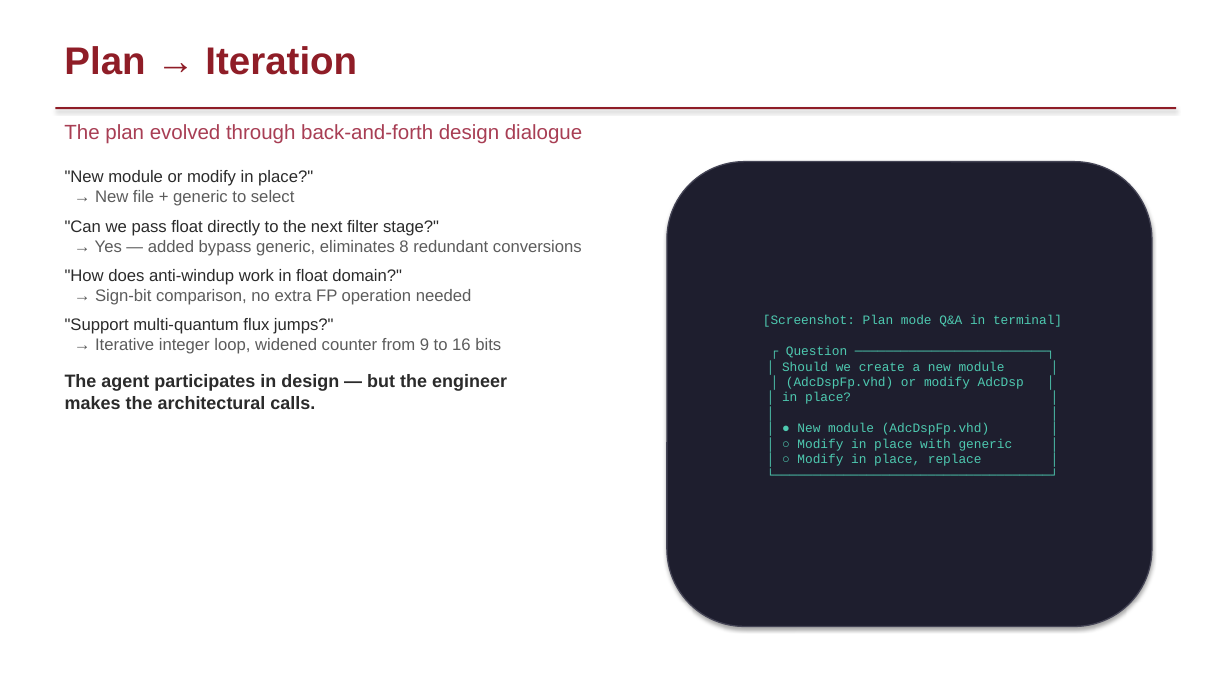
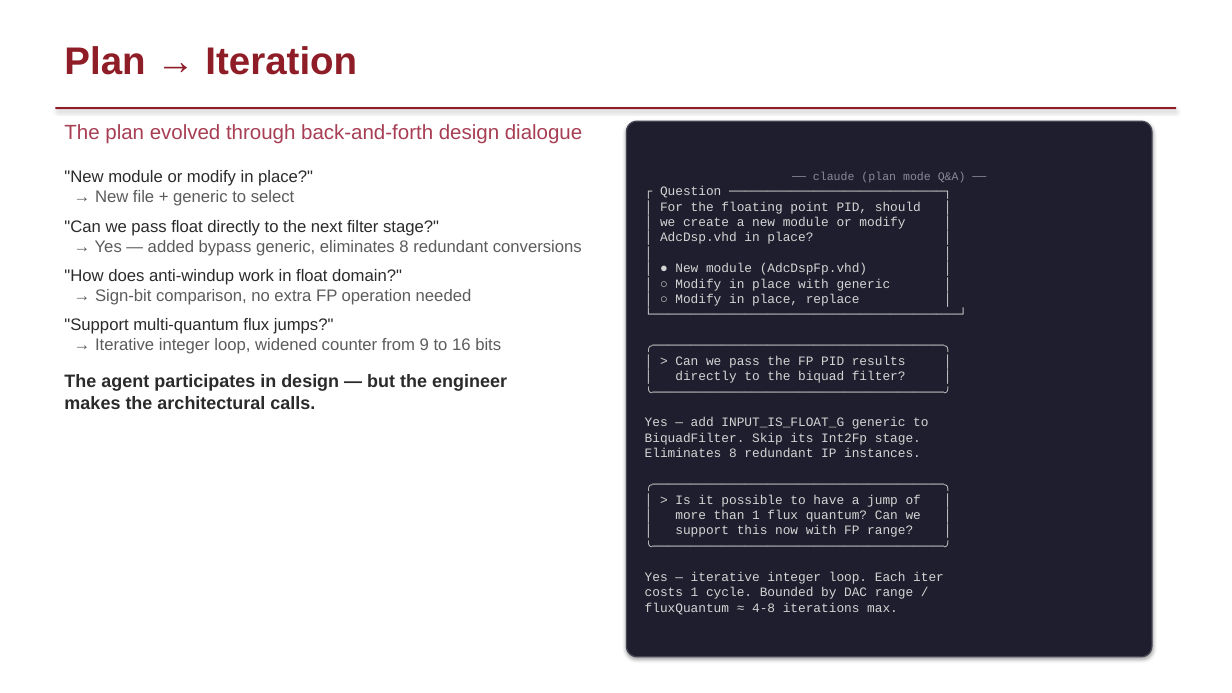
Before and after one commit to slaclab/warm-tdm, a slide deck: slide 6 of docs/plans/fp-dsp-pid/ECC_AI_Demo_Use_Case_2.pptx. Drawn at 1232x693 pixels with LibreOffice and Linux fonts; fonts in the diff are those of the drawing; background and template pictures are left out. Boxes give left, top, right and bottom in pixels: in the first picture for what was removed or moved away, otherwise in the second. Text is boxed around its words. In the diff, an @@ line names an element or a change of style, - is before the commit and + after.

```diff
--- a/docs/plans/fp-dsp-pid/ECC_AI_Demo_Use_Case_2.pptx
+++ b/docs/plans/fp-dsp-pid/ECC_AI_Demo_Use_Case_2.pptx
@@ rounded rectangle "── claude (plan mode Q&A) ...": place and size @@
-rounded rectangle "── claude (plan mode Q&A) ..." at [667,162,1153,627]
+rounded rectangle "── claude (plan mode Q&A) ..." at [627,121,1153,657]
@@ rounded rectangle "── claude (plan mode Q&A) ..." at [627,121,1153,657]: proportions changed @@
@@ text in rounded rectangle at [645,172,966,615]: text changed; text colour #4EC9B0 to #D4D4D4 @@
-[Screenshot: Plan mode Q&A in terminal]
-┌ Question ─────────────────────────┐
-│ Should we create a new module │
-│ (AdcDspFp.vhd) or modify AdcDsp │
-│ in place? │
-│ │
-│ ● New module (AdcDspFp.vhd) │
-│ ○ Modify in place with generic │
-│ ○ Modify in place, replace │
-└────────────────────────────────────┘
+── claude (plan mode Q&A) ──
+┌ Question ────────────────────────────┐
+│ For the floating point PID, should │
+│ we create a new module or modify │
+│ AdcDsp.vhd in place? │
+│ │
+│ ● New module (AdcDspFp.vhd) │
+│ ○ Modify in place with generic │
+│ ○ Modify in place, replace │
+└────────────────────────────────────────┘
+╭──────────────────────────────────────╮
+│ > Can we pass the FP PID results │
+│ directly to the biquad filter? │
+╰──────────────────────────────────────╯
+Yes — add INPUT_IS_FLOAT_G generic to
+BiquadFilter. Skip its Int2Fp stage.
+Eliminates 8 redundant IP instances.
+╭──────────────────────────────────────╮
+│ > Is it possible to have a jump of │
+│ more than 1 flux quantum? Can we │
+│ support this now with FP range? │
+╰──────────────────────────────────────╯
+Yes — iterative integer loop. Each iter
+costs 1 cycle. Bounded by DAC range /
+fluxQuantum ≈ 4-8 iterations max.
```
Also in this commit, not shown: 6 other slides changed, 1 other file.
